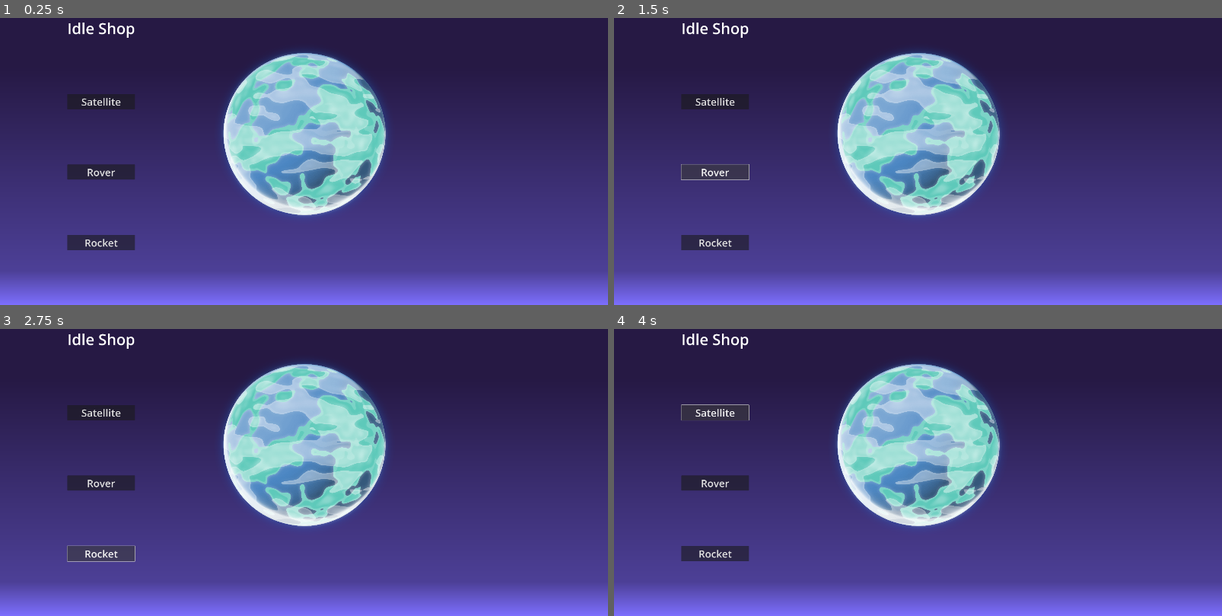
Above: before the commit, frames 1-4 (two rows, left to right).
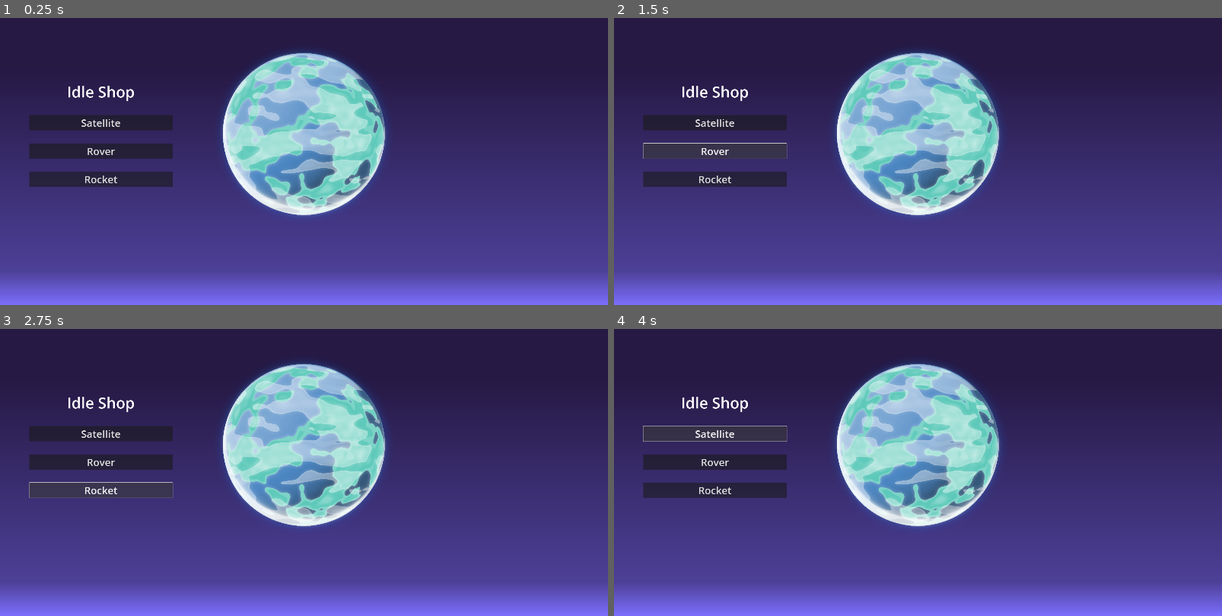
Above: after the commit, the same moments.

Repository: JStaed/planet-clicker-game
Game: Godot game, scene res://scenes/main.tscn
Same seed, same stepped clock (60 frames per second), same inputs: the game is played once before the commit and once after it. The project has no main scene, so this scene is started directly.
Inputs (mouse positions are in pixels of both pictures, inside the frame that each line leads up to):
- Up to frame 1 (0.25 s): no input
- Up to frame 2 (1.5 s): click "Satellite" at 0.5 s; click "Rover" at 1.25 s
- Up to frame 3 (2.75 s): click "Rocket" at 2 s
- Up to frame 4 (4 s): click (918, 443) at 2.75 s; click "Satellite" at 3.5 s

The runs differ from the first frame. In frame 1, 5.9% of the frame differs, in the area x 4-64%, y 1-81%; in frame 2, 5.9%; in frame 3, 6.0%, in the area x 4-64%, y 1-82%; in frame 4, 4.6%.

Commit message:
Left Shop

Diff:
--- a/scenes/main.tscn
+++ b/scenes/main.tscn
@@ -41,6 +41,7 @@
 
 [node name="Spacer" parent="CanvasLayer/Control/HBoxContainer" instance=ExtResource("1_o5qli")]
 layout_mode = 2
+size_flags_stretch_ratio = 0.2
 
 [node name="Left" type="VBoxContainer" parent="CanvasLayer/Control/HBoxContainer"]
 layout_mode = 2
@@ -58,6 +59,7 @@
 
 [node name="Spacer4" parent="CanvasLayer/Control/HBoxContainer/Left" instance=ExtResource("1_o5qli")]
 layout_mode = 2
+size_flags_stretch_ratio = 0.1
 
 [node name="Button" type="Button" parent="CanvasLayer/Control/HBoxContainer/Left"]
 layout_mode = 2
@@ -66,6 +68,7 @@
 
 [node name="Spacer" parent="CanvasLayer/Control/HBoxContainer/Left" instance=ExtResource("1_o5qli")]
 layout_mode = 2
+size_flags_stretch_ratio = 0.1
 
 [node name="Button2" type="Button" parent="CanvasLayer/Control/HBoxContainer/Left"]
 layout_mode = 2
@@ -74,6 +77,7 @@
 
 [node name="Spacer2" parent="CanvasLayer/Control/HBoxContainer/Left" instance=ExtResource("1_o5qli")]
 layout_mode = 2
+size_flags_stretch_ratio = 0.1
 
 [node name="Button3" type="Button" parent="CanvasLayer/Control/HBoxContainer/Left"]
 layout_mode = 2
@@ -85,6 +89,7 @@
 
 [node name="Spacer2" parent="CanvasLayer/Control/HBoxContainer" instance=ExtResource("1_o5qli")]
 layout_mode = 2
+size_flags_stretch_ratio = 0.2
 
 [node name="Middle" type="VBoxContainer" parent="CanvasLayer/Control/HBoxContainer"]
 layout_mode = 2
@@ -97,6 +102,7 @@
 
 [node name="Spacer3" parent="CanvasLayer/Control/HBoxContainer" instance=ExtResource("1_o5qli")]
 layout_mode = 2
+size_flags_stretch_ratio = 0.2
 
 [node name="Right" type="VBoxContainer" parent="CanvasLayer/Control/HBoxContainer"]
 layout_mode = 2
@@ -105,3 +111,4 @@
 
 [node name="Spacer4" parent="CanvasLayer/Control/HBoxContainer" instance=ExtResource("1_o5qli")]
 layout_mode = 2
+size_flags_stretch_ratio = 0.2
